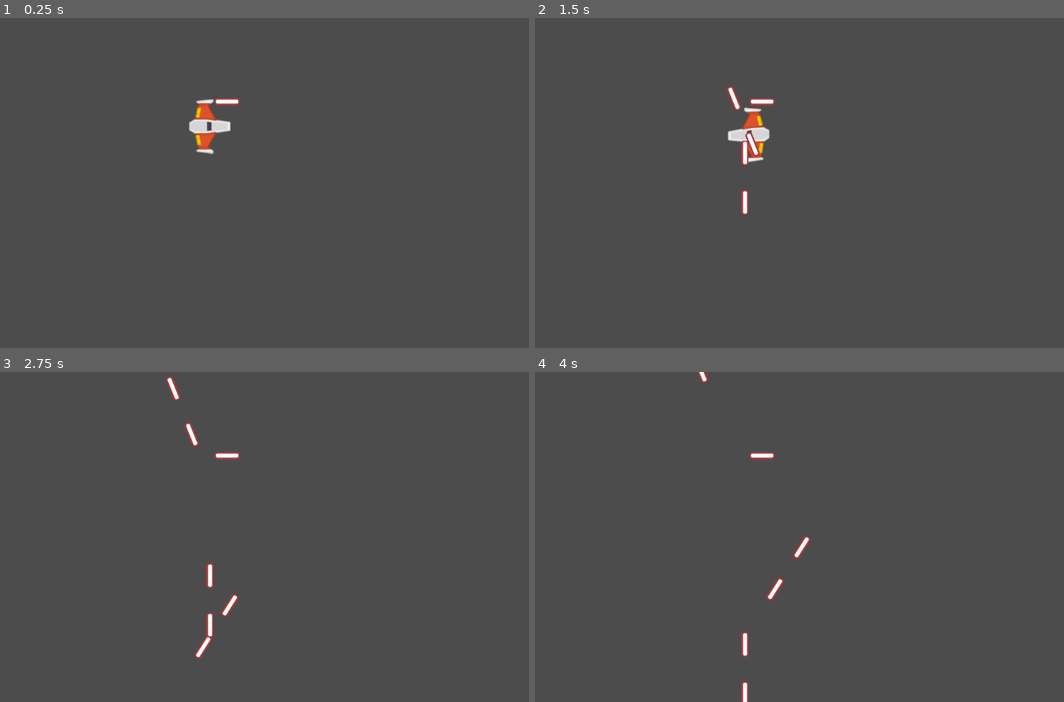
Above: before the commit, frames 1-4 (two rows, left to right).
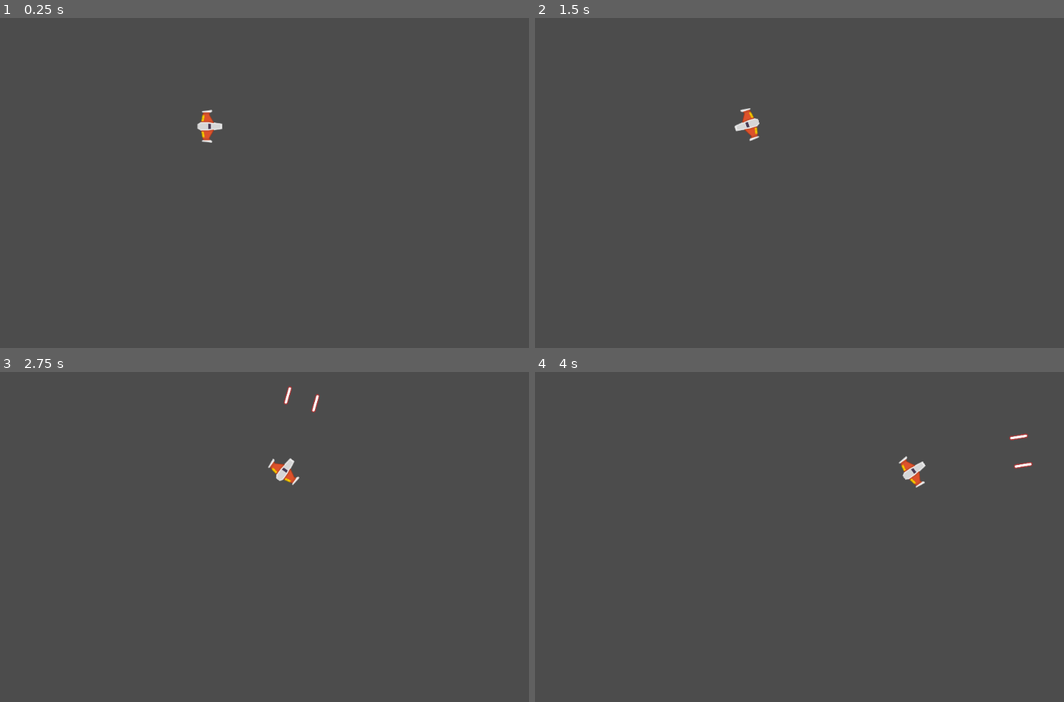
Above: after the commit, the same moments.

Repository: ChristianDTC/Game-Meteorite
Game: Godot game, scene res://Game/Levels/LevelTest.tscn
The game is run twice, just before and just after one commit, with the same random seed, the same clock (stepped at 60 frames per second) and the same inputs.
Inputs:
- Up to frame 1 (0.25 s): no input
- Up to frame 2 (1.5 s): tap Enter at 0.5 s; hold Right (rotate_right) 0.53-1.28 s; hold Space (shot_main) 0.53-1.28 s; hold Down (move_down) from 1.28 s (still down); tap Space (shot_main) at 1.35 s
- Up to frame 3 (2.75 s): release Down (move_down) at 2.03 s; hold Right (rotate_right) from 2.03 s (still down); hold Space (shot_main) from 2.03 s (still down)
- Up to frame 4 (4 s): release Right (rotate_right) at 2.78 s; release Space (shot_main) at 2.78 s; hold W (move_up) 2.78-3.53 s; tap Space (shot_main) at 2.85 s; hold Left (rotate_left) from 3.53 s (still down); hold Space (shot_main) from 3.53 s (still down)

The runs differ from the first frame. In frame 1, 0.7% of the frame differs, in the area x 35-46%, y 24-42%; in frame 2, 1.1%, in the area x 36-46%, y 20-60%; in frame 3, 1.0%; in frame 4, 0.9%.

Commit message:
corregi error de direccion de la nava y los lasers

Diff:
--- a/Game/Laser/Laser.gd
+++ b/Game/Laser/Laser.gd
@@ -16,3 +16,7 @@
 
 func _physics_process(delta: float) -> void:
 	position += velocity * delta
+
+
+func _on_VisibilityNotifier2D_screen_exited() -> void:
+	queue_free()
--- a/Game/Laser/Laser.tscn
+++ b/Game/Laser/Laser.tscn
@@ -6,7 +6,7 @@
 [sub_resource type="RectangleShape2D" id=1]
 
 [node name="Laser" type="Area2D"]
-scale = Vector2( 0.8, 1 )
+scale = Vector2( 0.6, 0.6 )
 script = ExtResource( 2 )
 
 [node name="Sprite" type="Sprite" parent="."]
@@ -19,3 +19,5 @@
 
 [node name="VisibilityNotifier2D" type="VisibilityNotifier2D" parent="."]
 scale = Vector2( 2.84, 0.64 )
+
+[connection signal="screen_exited" from="VisibilityNotifier2D" to="." method="_on_VisibilityNotifier2D_screen_exited"]
--- a/Game/Laser/Muzzle.tscn
+++ b/Game/Laser/Muzzle.tscn
@@ -4,8 +4,11 @@
 [ext_resource path="res://Game/Laser/Laser.tscn" type="PackedScene" id=2]
 
 [node name="Muzzle" type="Node2D"]
+scale = Vector2( 0.579135, 0.618845 )
 script = ExtResource( 1 )
 laser = ExtResource( 2 )
+timing_shot = 0.3
+velocity_laser = 1600
 
 [node name="PositionLeft" type="Position2D" parent="."]
 
--- a/Game/Levels/Level.gd
+++ b/Game/Levels/Level.gd
@@ -1,8 +1,26 @@
+# NIVEL
+class_name Level
 extends Node2D
 
+
+# ATRIBUTOS ONREADY
+onready var container_lasers:Node
+
+
+# METODOS
 func _ready() -> void:
-# warning-ignore:return_value_discarded
+	connect_sings()
+	create_container()
+
+
+# METODOS CUSTOM
+func connect_sings() -> void:
 	Events.connect("shot", self, "_on_shot")
 
+func create_container() -> void:
+	container_lasers = Node.new()
+	container_lasers.name = "ContainerLasers"
+	add_child(container_lasers)
+
 func _on_shot(laser:Laser) -> void:
-	add_child(laser)
+	container_lasers.add_child(laser)
--- a/Game/Levels/LevelTest.tscn
+++ b/Game/Levels/LevelTest.tscn
@@ -1,7 +1,6 @@
-[gd_scene load_steps=4 format=2]
+[gd_scene load_steps=3 format=2]
 
 [ext_resource path="res://Game/Ship/Player.tscn" type="PackedScene" id=1]
-[ext_resource path="res://Game/Laser/Laser.tscn" type="PackedScene" id=2]
 [ext_resource path="res://Game/Levels/Level.gd" type="Script" id=3]
 
 [node name="LevelTest" type="Node2D"]
@@ -9,6 +8,3 @@
 
 [node name="Player" parent="." instance=ExtResource( 1 )]
 position = Vector2( 446, 197 )
-
-[node name="Laser" parent="." instance=ExtResource( 2 )]
-position = Vector2( 477, 152 )
--- a/Game/Ship/Player.tscn
+++ b/Game/Ship/Player.tscn
@@ -9,23 +9,27 @@
 radius = 38.1182
 
 [node name="Player" type="RigidBody2D"]
-rotation = 1.5708
 physics_material_override = ExtResource( 2 )
 gravity_scale = 0.0
 can_sleep = false
 linear_damp = 1.0
 angular_damp = 4.0
 script = ExtResource( 3 )
+power_engine = 5
+power_rotation = 100
 
 [node name="Sprite" type="Sprite" parent="."]
+rotation = 1.5708
+scale = Vector2( 0.6, 0.6 )
 texture = ExtResource( 1 )
 
 [node name="CollisionShape2D" type="CollisionShape2D" parent="."]
-position = Vector2( 0, 2 )
-scale = Vector2( 1.2, 0.880001 )
+rotation = 1.5708
+scale = Vector2( 0.75, 0.55 )
 shape = SubResource( 1 )
 
 [node name="Muzzle" parent="." instance=ExtResource( 4 )]
+rotation = 1.5708
 
 [node name="PositionLeft" parent="Muzzle" index="0"]
 position = Vector2( -45, 0 )
--- a/project.godot
+++ b/project.godot
@@ -15,6 +15,11 @@
 "path": "res://Game/Laser/Laser.gd"
 }, {
 "base": "Node2D",
+"class": "Level",
+"language": "GDScript",
+"path": "res://Game/Levels/Level.gd"
+}, {
+"base": "Node2D",
 "class": "Muzzle",
 "language": "GDScript",
 "path": "res://Game/Laser/Muzzle.gd"
@@ -26,6 +31,7 @@
 } ]
 _global_script_class_icons={
 "Laser": "",
+"Level": "",
 "Muzzle": "",
 "Player": ""
 }
